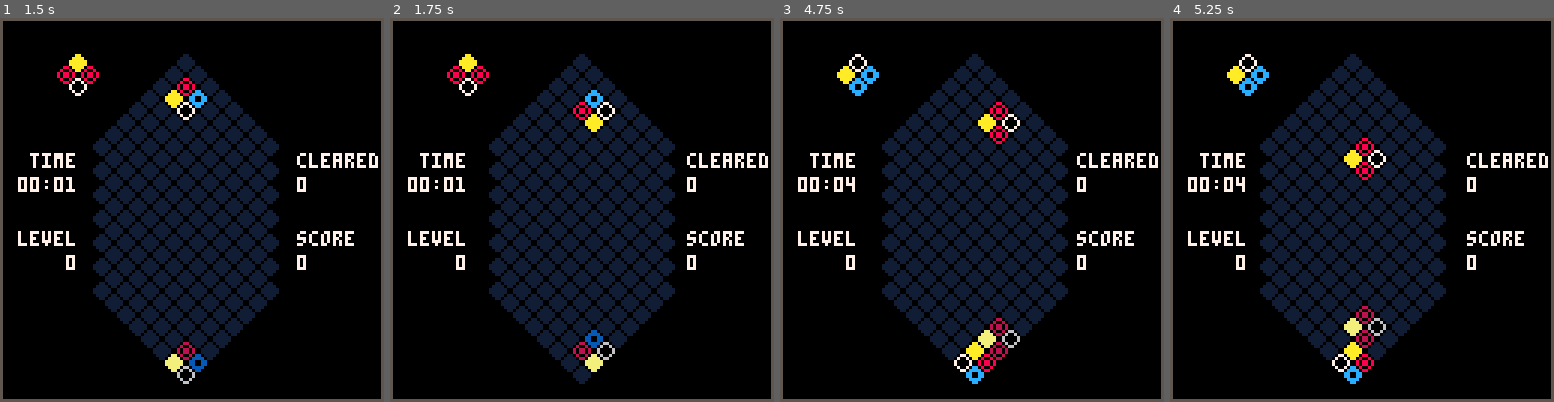
Above: before the commit, frames 1-4 (left to right).
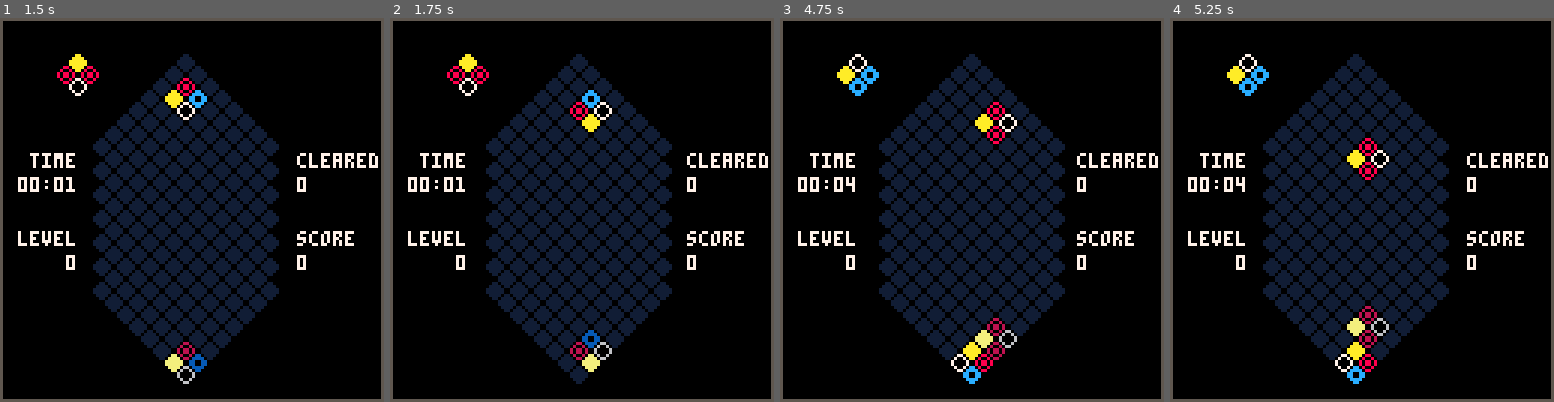
Above: after the commit, the same moments.

Repository: andrewedstrom/picolumia
Game: PICO-8 cartridge picolumia.p8
The game is run twice, just before and just after one commit, with the same random seed, the same clock (stepped at 60 frames per second) and the same inputs.
Inputs:
- Up to frame 1 (1.5 s): tap X (X key) at 0.33, 1.07 s; tap O (Z key) at 0.7 s
- Up to frame 2 (1.75 s): hold Right from 1.6 s (still down); tap O (Z key) at 1.7 s
- Up to frame 3 (4.75 s): tap X (X key) at 1.85, 2.97, 4.08 s; release Right at 2.1 s; tap O (Z key) every 0.4 s from 2.1 to 4.5 s; hold Right 2.47-3.03 s; hold Left 3.08-3.58 s; hold Down 3.63-3.97 s; hold Right 4.02-4.68 s
- Up to frame 4 (5.25 s): tap O (Z key) at 4.9 s; hold Left from 5.08 s (still down); tap X (X key) at 5.2 s

Frame 1 is identical in both runs. In frame 2, 12% of the frame differs, in the area x 25-75%, y 9-96%; in frame 3, 12%; in frame 4, 12%.

Commit message:
tweak screenshake

Diff:
--- a/picolumia.p8
+++ b/picolumia.p8
@@ -38,12 +38,12 @@
 local piece_height = 4
 local sprite_size = 6
 
--- juice
+-- game feel thiccness
 local x_shift
 local y_shift
-local shimmy_coefficient=1.6
-local shimmy_degredation_rate=.9
-local minimum_shimmy_threshold=1
+local shimmy_coefficient=1.2
+local shimmy_degredation_rate=.93
+local minimum_shimmy_threshold=.8
 
 -- set up palette
 function setup_palette()
@@ -117,10 +117,10 @@
     local just_moved=false
     if btnp(0) then
         just_moved=move_left()
-        x_shift+=shimmy_coefficient
+        x_shift=shimmy_coefficient
     elseif btnp(1) then
         just_moved=move_right()
-        x_shift-=shimmy_coefficient
+        x_shift=-shimmy_coefficient
     elseif btn(3) then
         hard_dropping=true
         move_down()
